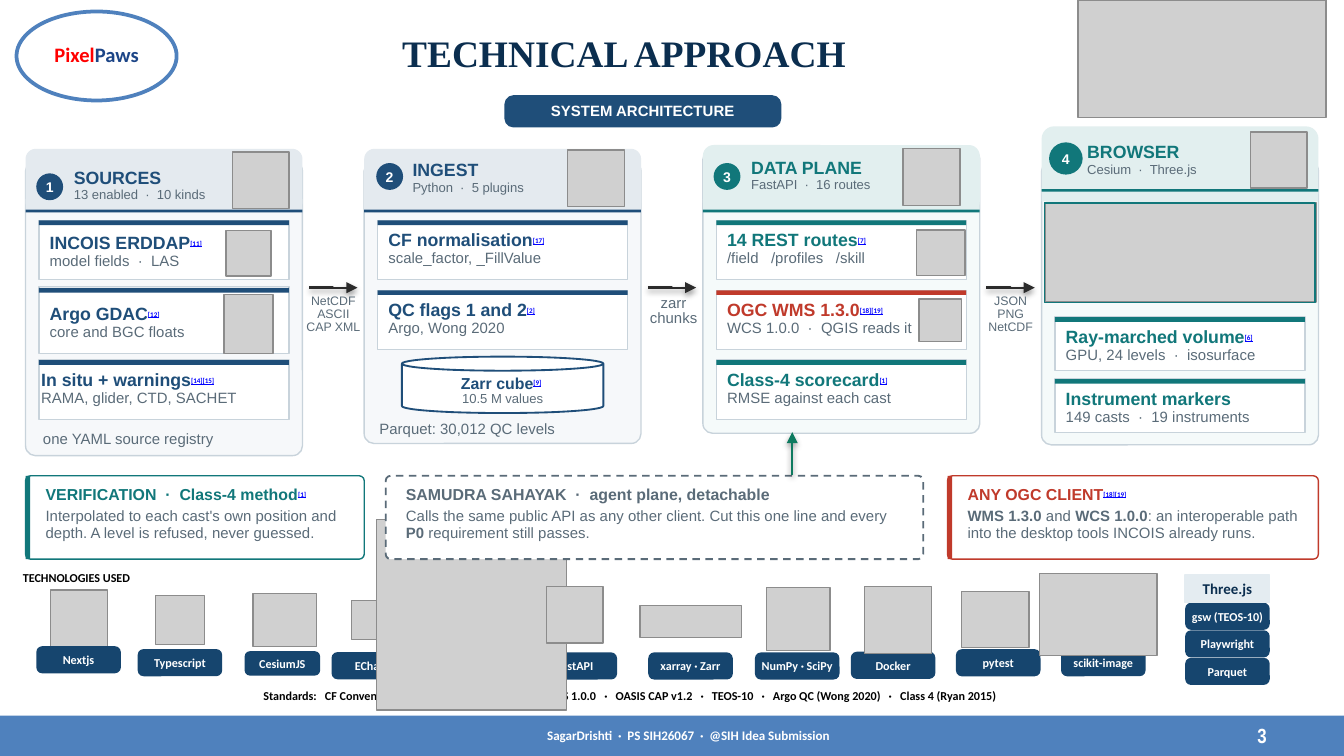
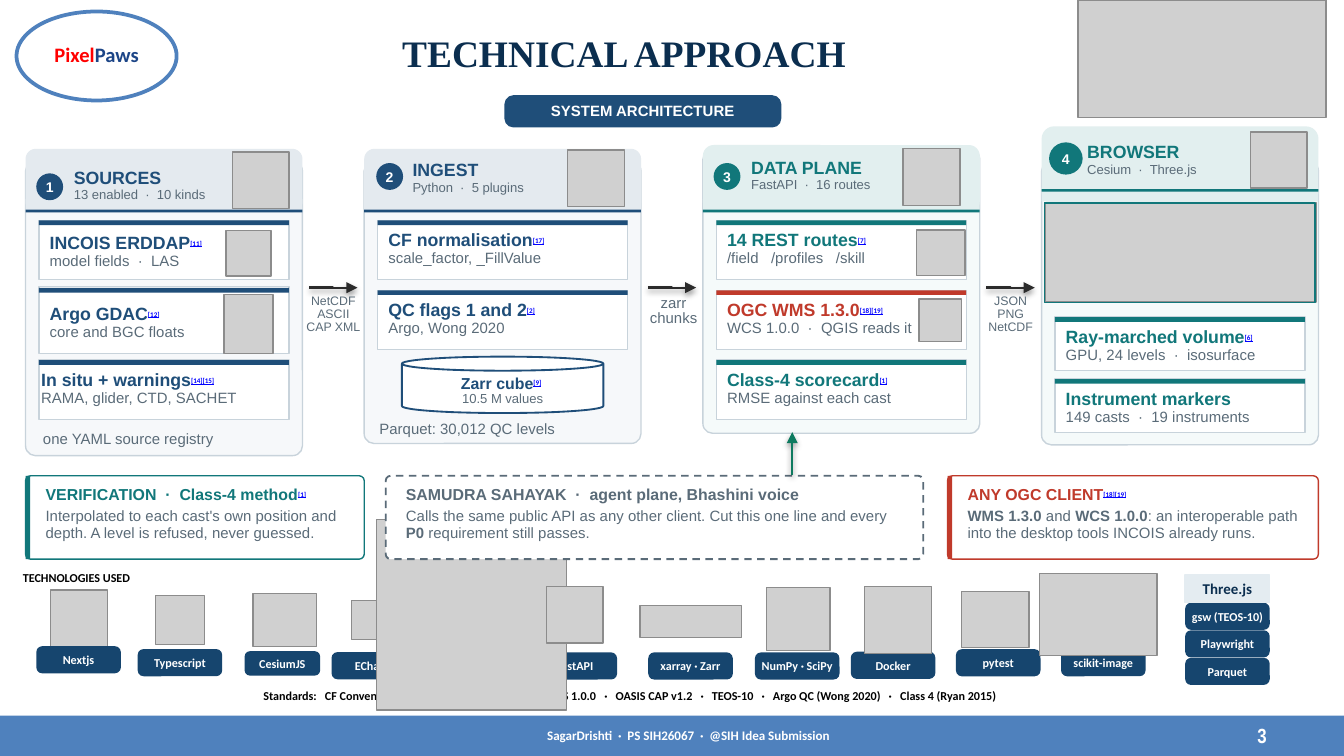
Before and after one commit to MONSTERBOY110/SagarDrishti, a slide deck: slide 3 of docs/submission/PixelPaws_SIH2026.pptx. Drawn at 1344x756 pixels with LibreOffice and Linux fonts; fonts in the diff are those of the drawing; grey boxes stand for pictures. Boxes give left, top, right and bottom in pixels: in the first picture for what was removed or moved away, otherwise in the second. Text is boxed around its words. In the diff, an @@ line names an element or a change of style, - is before the commit and + after.

```diff
--- a/docs/submission/PixelPaws_SIH2026.pptx
+++ b/docs/submission/PixelPaws_SIH2026.pptx
@@ text at <box>406,488,799,504</box>: text changed @@
-SAMUDRA SAHAYAK · agent plane, detachable
+SAMUDRA SAHAYAK · agent plane, Bhashini voice
```
Also in this commit, not shown: 4 other slides changed, 35 other files.
